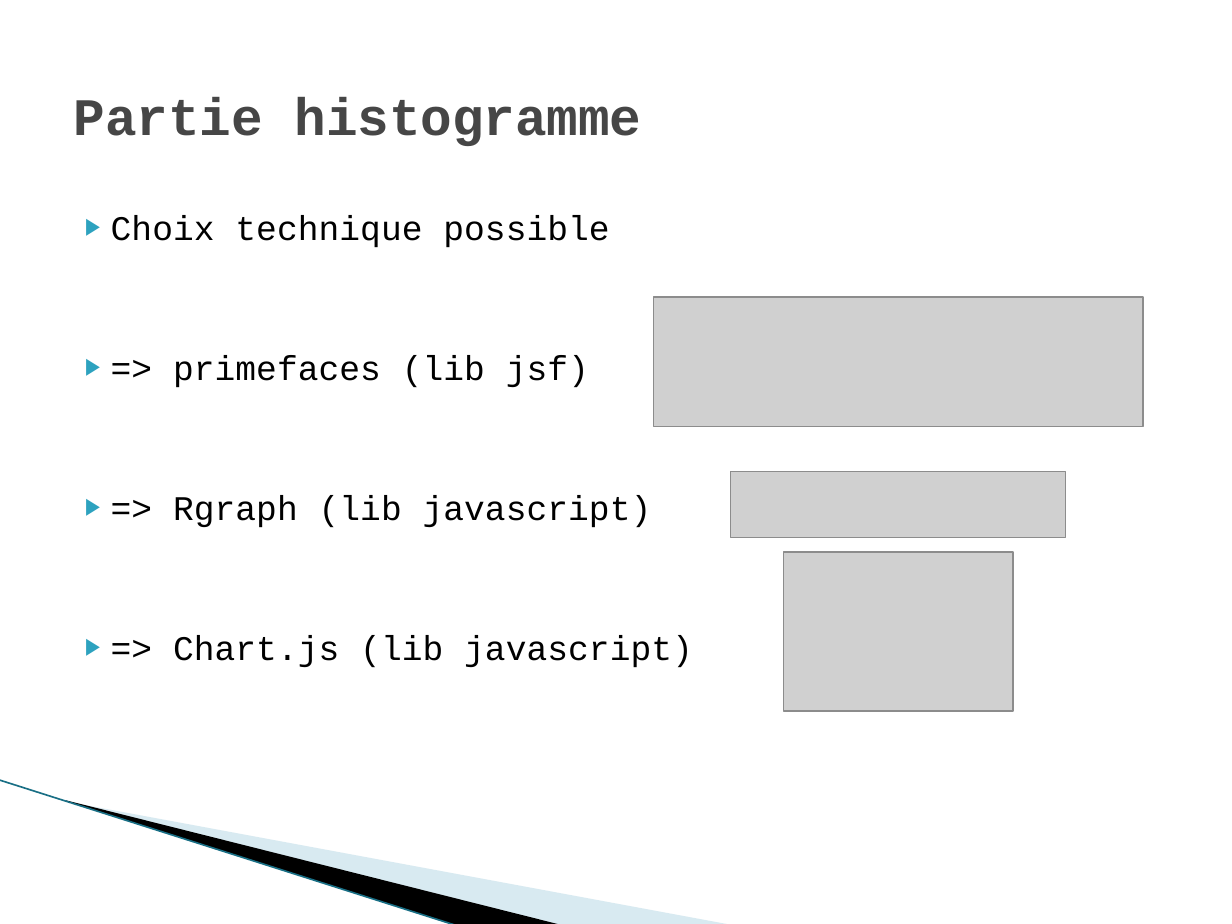
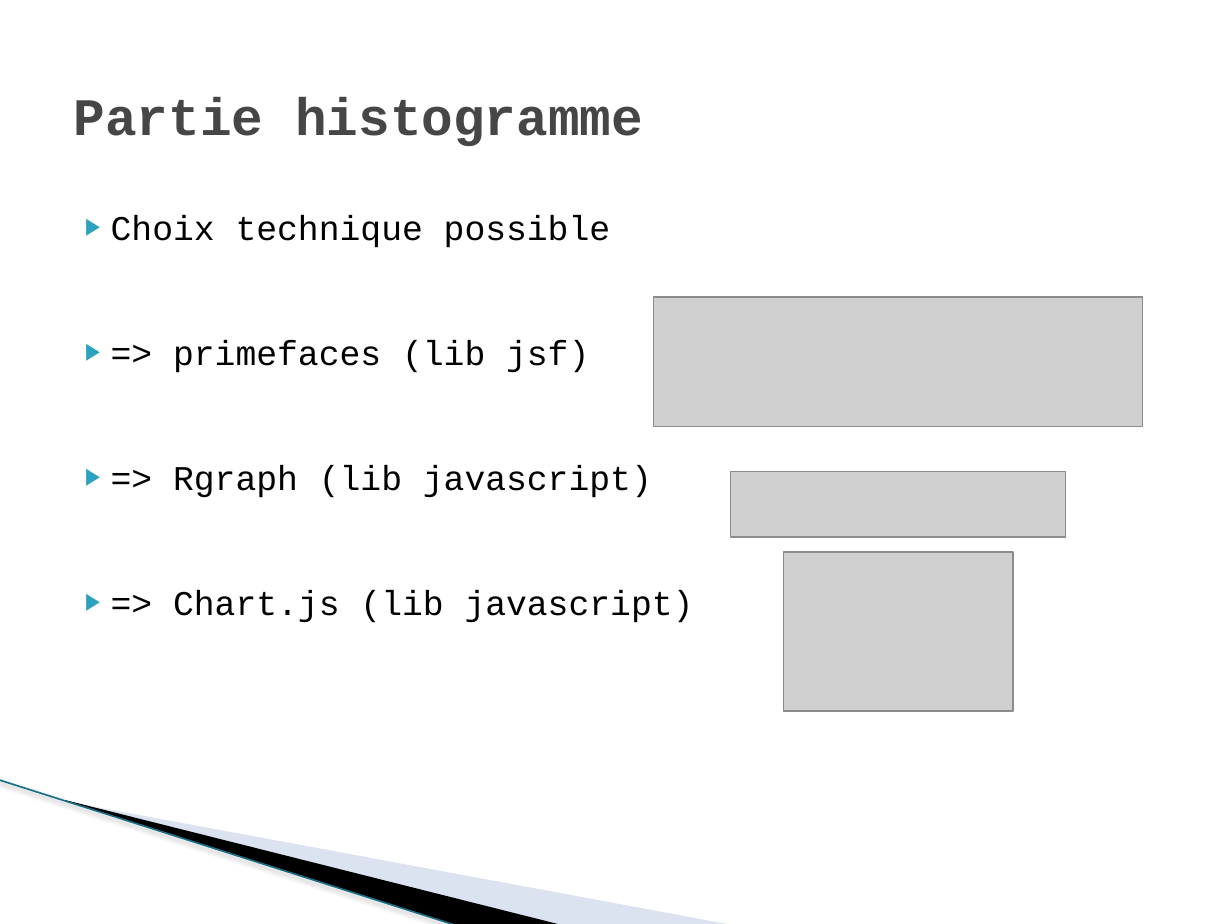
Before and after one commit to hidjic/proxi4, a slide deck: slide 4 of s_b.pptx. Drawn at 1232x924 pixels with LibreOffice and Linux fonts; fonts in the diff are those of the drawing; grey boxes stand for pictures; background and template pictures are left out. Boxes give left, top, right and bottom in pixels: in the first picture for what was removed or moved away, otherwise in the second. Text is boxed around its words. In the diff, an @@ line names an element or a change of style, - is before the commit and + after.

```diff
--- a/s_b.pptx
+++ b/s_b.pptx
@@ text "Choix technique possible" at (111,215,694,623): size 20.2 to 20.3 pt; less space between paragraphs @@
@@ line (0, 780) - (457, 924): stroke #97C5D8 0.95 pt to #196F85 0.96 pt @@
@@ freeform shape at (68,801,733,924): fill #A0CBDC at 40% opacity to #A7B9DB at 40% opacity @@
```
Also in this commit, not shown: 9 other slides changed.
